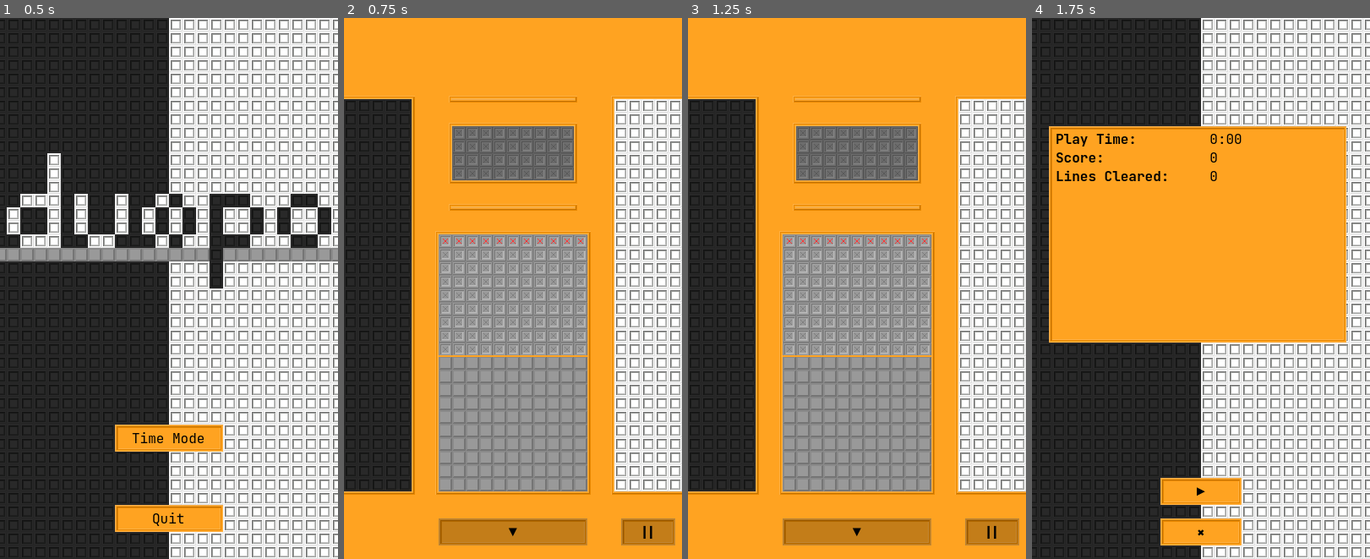
Above: before the commit, frames 1-4 (left to right).
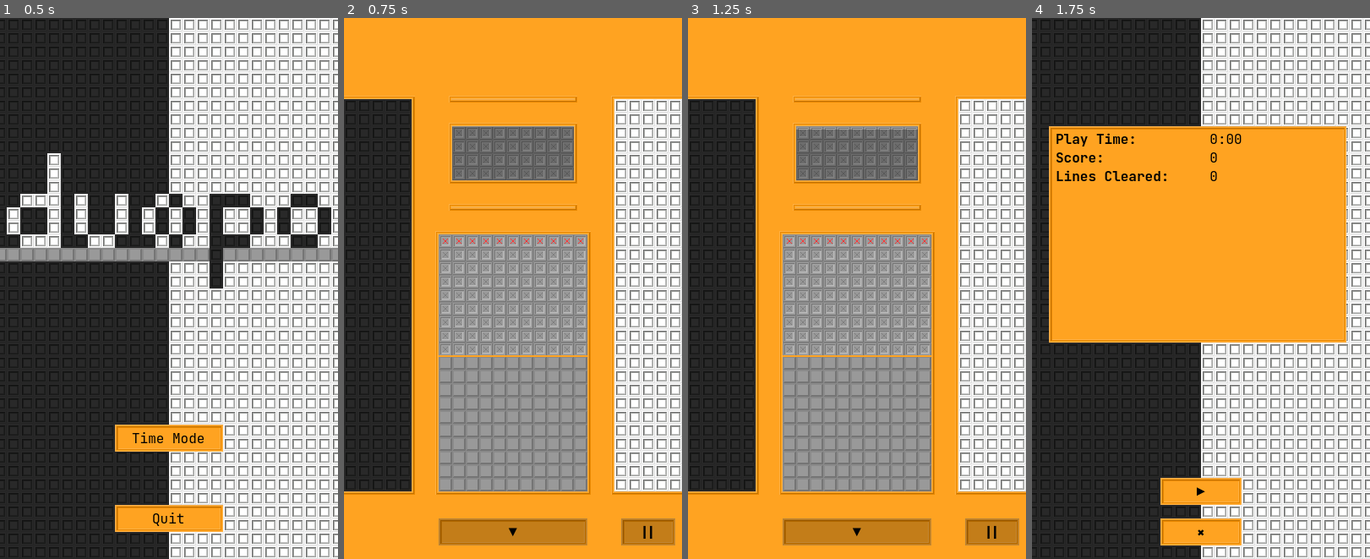
Above: after the commit, the same moments.

Repository: ka-puna/duopo
Game: Godot game, scene res://src/main.tscn
Two runs of this game, one before a commit and one after it. Both use one fixed random seed, a clock stepped at 60 frames per second and the inputs below.
Inputs:
- Up to frame 1 (0.5 s): no input
- Up to frame 2 (0.75 s): click "Time Mode" at 0.5 s
- Up to frame 3 (1.25 s): no input
- Up to frame 4 (1.75 s): click "||" at 1.25 s

Frame 1 is identical in both runs. In frame 2, less than 0.1% of the frame differs, in the area x 32-68%, y 20-21%; in frame 3, 0.2%; in frame 4, nothing differs.

Commit message:
Fix progress bar to use float.

Diff:
--- a/src/scene/board/preview_pattern.gd
+++ b/src/scene/board/preview_pattern.gd
@@ -34,7 +34,7 @@
 
 
 ## Sets the progress bar's value to its maximum value - 'value'.
-func progress_bar_set_value_inverse(value: int):
+func progress_bar_set_value_inverse(value: float):
 	progress_bar.set_value(progress_bar.max_value - value)
 
 
